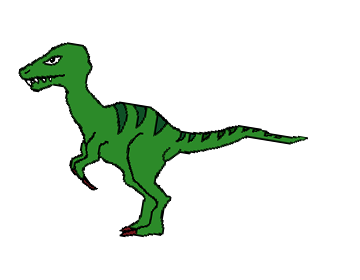
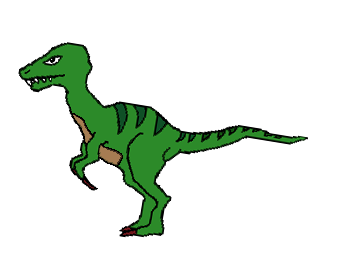
Layered file, before and after one edit (360 x 280). Changes by layer:
painted on "Layer 5" over [68, 104, 123, 168]
